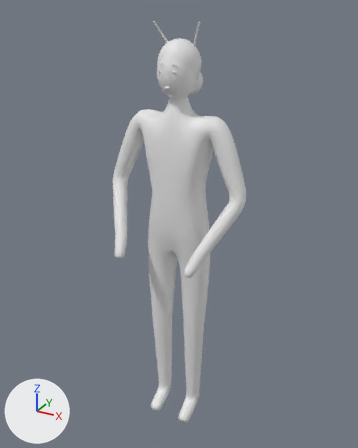
Renders of the FBX model Assets/HuaShang/Resources/HuaShang/Art/Characters/SK_liuRuShi.fbx from each side of a commit.
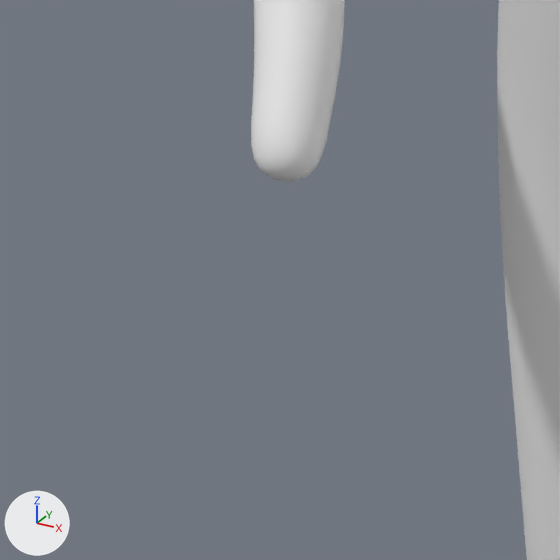
The first picture shows the older version from a camera (50 mm lens) standing at (0.9, -1.635, 1.789) and looking at (0.001, 0.001, 0.971). The close-ups show the older and then the newer version on the part from 22% to 44% of the width and 52% to 69% of the height of that picture. Only the edits that show in the close-ups are written down. Lighting does not change. The marker at lower left points along +X, +Y and +Z. Where no turn or scale is listed for an object, it has been applied to the vertices.

Objects in the first close-up: 'Body'.
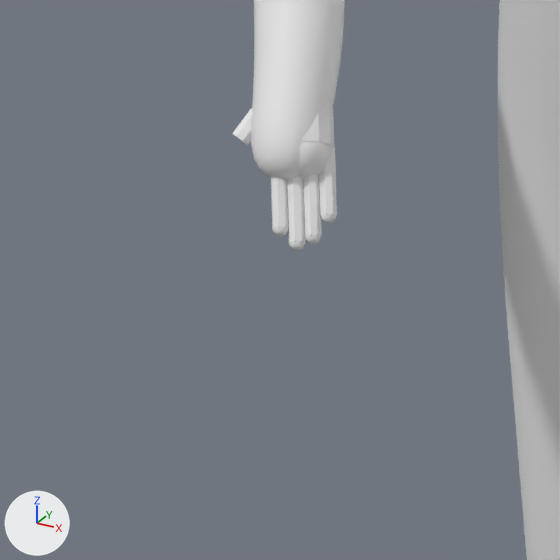
Where the change shows, as pixel boxes [x1, y1, x2, y2] in the close-ups (560 x 560 px):
'Finger.005', added: after [288, 177, 306, 243]
'Finger.006', added: after [303, 174, 322, 236]
'PalmCap.001', added: after [297, 141, 333, 179]
'Finger.007', added: after [319, 147, 337, 215]
'Palm.001', added: after [302, 101, 334, 147]
'Finger.004', added: after [271, 177, 289, 228]
'Thumb.001', added: after [232, 108, 252, 145]
'FingerTip.004', added: after [272, 225, 289, 236]
'FingerTip.007', added: after [320, 211, 337, 223]
'FingerTip.005', added: after [288, 239, 305, 251]
'FingerTip.006', added: after [305, 233, 321, 244]

The edits, one by one:
Mesh me_fingertip_005 is new.
It is a UV sphere (8 segments, 4 rings, poles along z) spanning x -0.14084..-0.13124, y -0.2334..-0.2238, z 0.83883..0.84843.
It uses material mat_m_skin (white #e7e7e7).
Mesh me_palm_001 is new.
It has 24 vertices, 14 faces and spans x -0.1839..-0.1319, y -0.2171..-0.1591, z 0.8741..0.9376.
It uses material mat_m_skin (white #e7e7e7).
Mesh me_finger_007 is new.
It has 16 vertices, 10 faces and spans x -0.1415..-0.1218, y -0.2169..-0.1923, z 0.8528..0.888.
It uses material mat_m_skin (white #e7e7e7).
Mesh me_thumb_001 is new.
It has 16 vertices, 10 faces and spans x -0.1859..-0.1655, y -0.2186..-0.1866, z 0.8843..0.9152.
It uses material mat_m_skin (white #e7e7e7).
Mesh me_finger_004 is new.
It has 16 vertices, 10 faces and spans x -0.1627..-0.1412, y -0.2337..-0.2064, z 0.8477..0.888.
It uses material mat_m_skin (white #e7e7e7).
Mesh me_finger_006 is new.
It has 16 vertices, 10 faces and spans x -0.1485..-0.1255, y -0.2266..-0.197, z 0.8436..0.888.
It uses material mat_m_skin (white #e7e7e7).
Mesh me_fingertip_004 is new.
It is a UV sphere (8 segments, 4 rings, poles along z) spanning x -0.15035..-0.14075, y -0.23447..-0.22487, z 0.84552..0.85512.
It uses material mat_m_skin (white #e7e7e7).
Mesh me_palmcap_001 is new.
It is a UV sphere (10 segments, 6 rings, poles along z) spanning x -0.1639..-0.1315, y -0.2204..-0.1864, z 0.8684..0.9024.
It uses material mat_m_skin (white #e7e7e7).
Mesh me_fingertip_006 is new.
It is a UV sphere (8 segments, 4 rings, poles along z) spanning x -0.13468..-0.12508, y -0.22732..-0.21772, z 0.84134..0.85094.
It uses material mat_m_skin (white #e7e7e7).
Mesh me_fingertip_007 is new.
It is a UV sphere (8 segments, 4 rings, poles along z) spanning x -0.13095..-0.12135, y -0.21758..-0.20798, z 0.85053..0.86013.
It uses material mat_m_skin (white #e7e7e7).
Mesh me_finger_005 is new.
It has 16 vertices, 10 faces and spans x -0.1556..-0.1317, y -0.2327..-0.2017, z 0.841..0.888.
It uses material mat_m_skin (white #e7e7e7).
Object 'FingerTip.005' (ob_fingertip_005) is new; it shows me_fingertip_005.
Its location is (0.0, 0.0, 0.0).
Object 'Palm.001' (ob_palm_001) is new; it shows me_palm_001.
Its location is (0.0, 0.0, 0.0).
Object 'Finger.007' (ob_finger_007) is new; it shows me_finger_007.
Its location is (0.0, 0.0, 0.0).
Object 'Thumb.001' (ob_thumb_001) is new; it shows me_thumb_001.
Its location is (0.0, 0.0, 0.0).
Object 'Finger.004' (ob_finger_004) is new; it shows me_finger_004.
Its location is (0.0, 0.0, 0.0).
Object 'Finger.006' (ob_finger_006) is new; it shows me_finger_006.
Its location is (0.0, 0.0, 0.0).
Object 'FingerTip.004' (ob_fingertip_004) is new; it shows me_fingertip_004.
Its location is (0.0, 0.0, 0.0).
Object 'PalmCap.001' (ob_palmcap_001) is new; it shows me_palmcap_001.
Its location is (0.0, 0.0, 0.0).
Object 'FingerTip.006' (ob_fingertip_006) is new; it shows me_fingertip_006.
Its location is (0.0, 0.0, 0.0).
Object 'FingerTip.007' (ob_fingertip_007) is new; it shows me_fingertip_007.
Its location is (0.0, 0.0, 0.0).
Object 'Finger.005' (ob_finger_005) is new; it shows me_finger_005.
Its location is (0.0, 0.0, 0.0).
